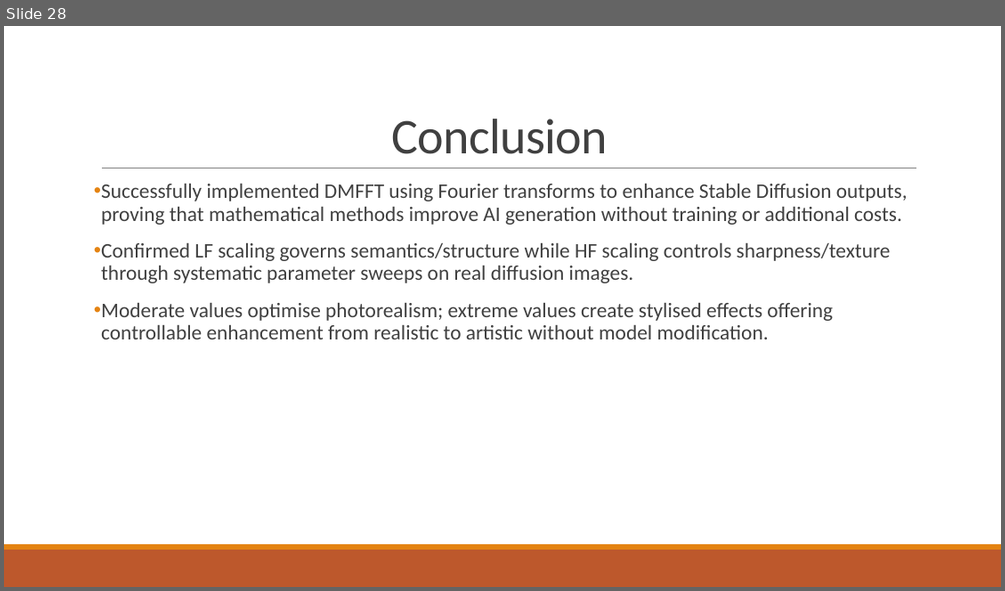
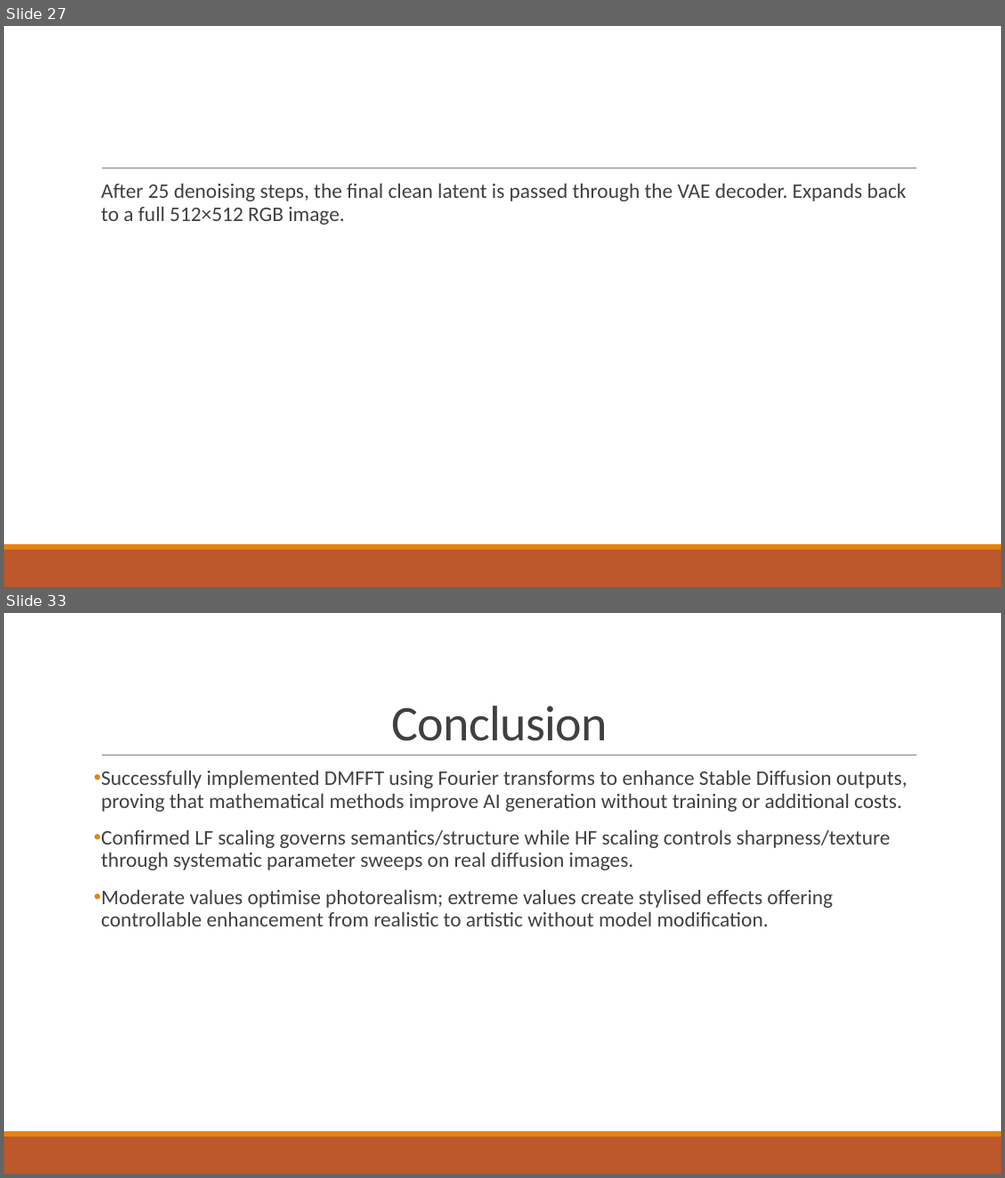
Before and after one commit to mithulpranav24/D13_MFC4_DMFFT, a slide deck: docs/Presentation.pptx. Shown one above the other, each under a label of ours: slide 28 before the commit, slides 27 and 33 after it; the slides between them are not shown. The pictures are 1005x591 and 1005x1178 pixels, drawn with LibreOffice and Linux fonts; fonts in the diff are those of the drawing. Boxes give left, top, right and bottom in pixels: in the first picture for what was removed or moved away, otherwise in the second. Text is boxed around its words. In the diff, an @@ line names an element or a change of style, - is before the commit and + after.

```diff
--- a/docs/Presentation.pptx
+++ b/docs/Presentation.pptx
@@ slide 27 added at (4, 26, 1001, 587), background #FFFFFF; not listed: 3 template elements that a slide beside it also shows @@
@@ text added at (101, 184, 906, 224), 20 pt, text #404040 @@
+  After 25 denoising steps, the final clean latent is passed through the VAE decoder. Expands back to a full 512×512 RGB image.
@@ what was slide 28 is now slide 33 @@
```
Also in this commit, not shown: 1 slide changed, 12 other slides added, 8 slides removed.
